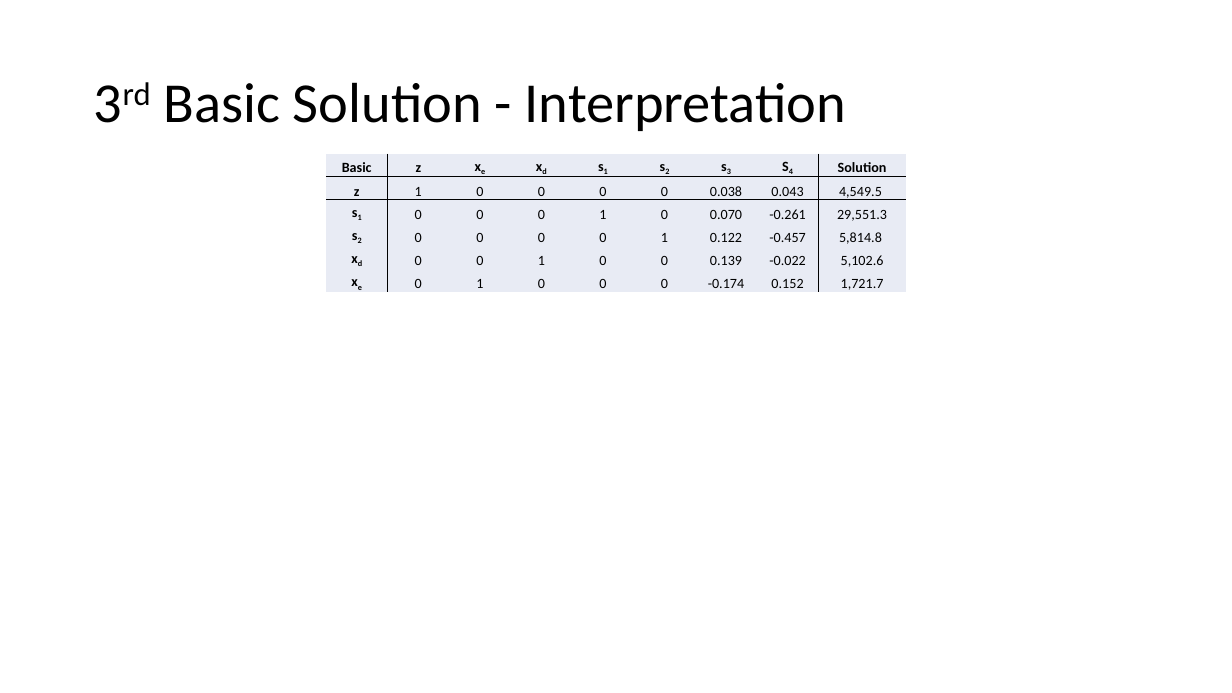
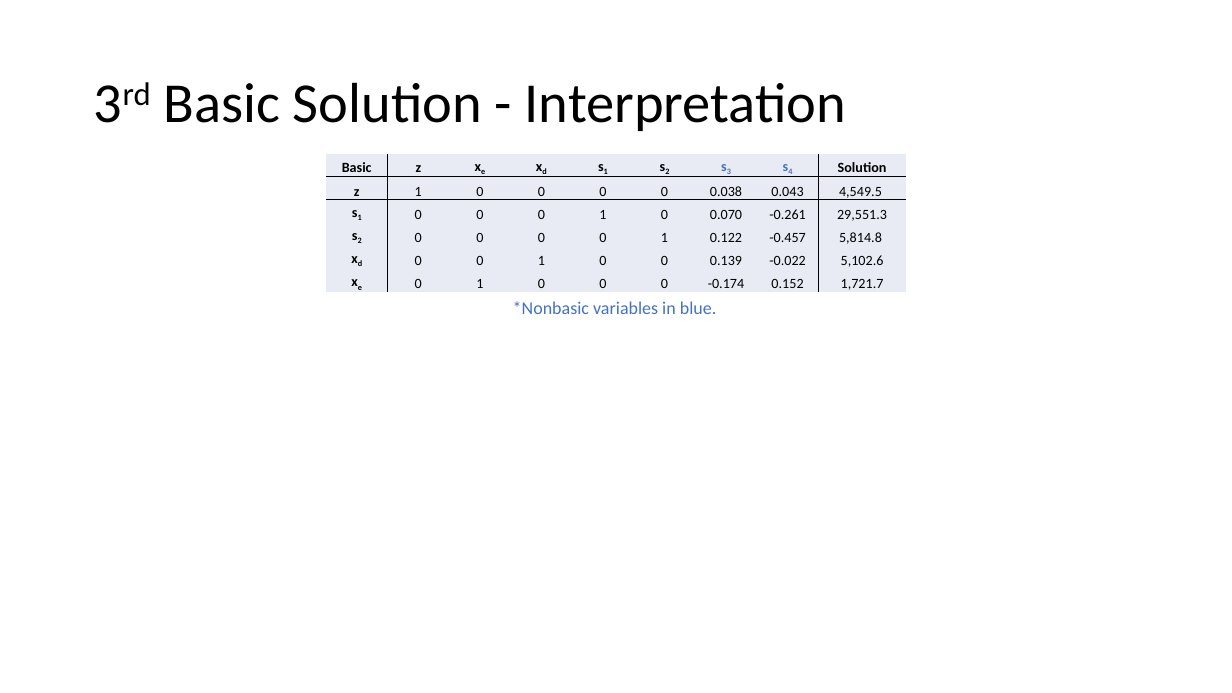
Before and after one commit to BrockSkaggs/GrokWithBrock, a slide deck: slide 14 of Linear Programming/Primal Simplex Method/Primal Simplex Method.pptx (slide 13 before the commit). Drawn at 1232x693 pixels with LibreOffice and Linux fonts; fonts in the diff are those of the drawing; grey boxes stand for pictures. Boxes give left, top, right and bottom in pixels: in the first picture for what was removed or moved away, otherwise in the second. Text is boxed around its words. In the diff, an @@ line names an element or a change of style, - is before the commit and + after.

```diff
--- a/Linear Programming/Primal Simplex Method/Primal Simplex Method.pptx
+++ b/Linear Programming/Primal Simplex Method/Primal Simplex Method.pptx
@@ table at (326, 153, 909, 294) @@
-row 1, column 8: S4
+row 1, column 8: s4
@@ text colour #000000 to #4472C4 in "s3" @@
@@ text added at (513, 301, 716, 314), 14 pt, text #4472C4 @@
+*Nonbasic variables in blue.
```
Also in this commit, not shown: 3 other slides changed, 1 slide added, 6 other files.
